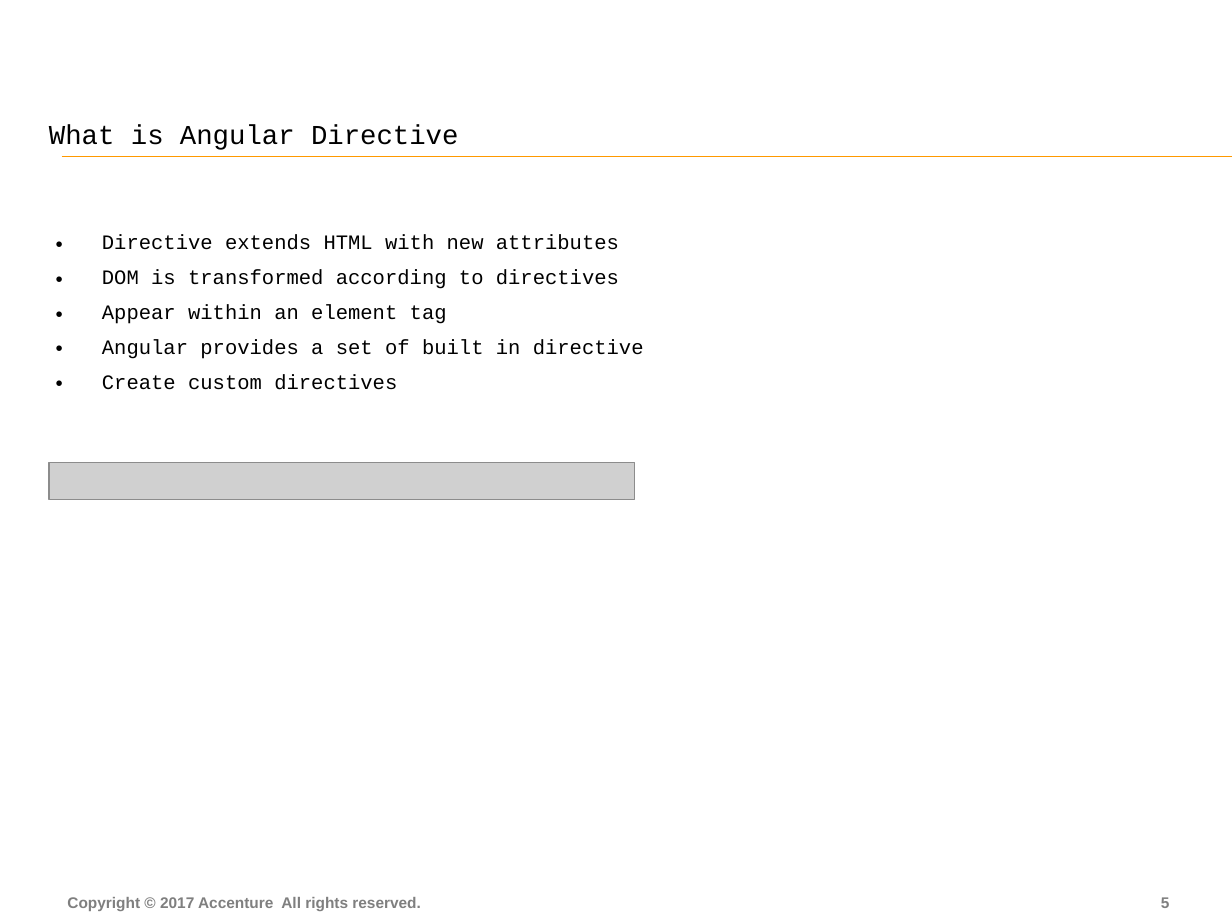
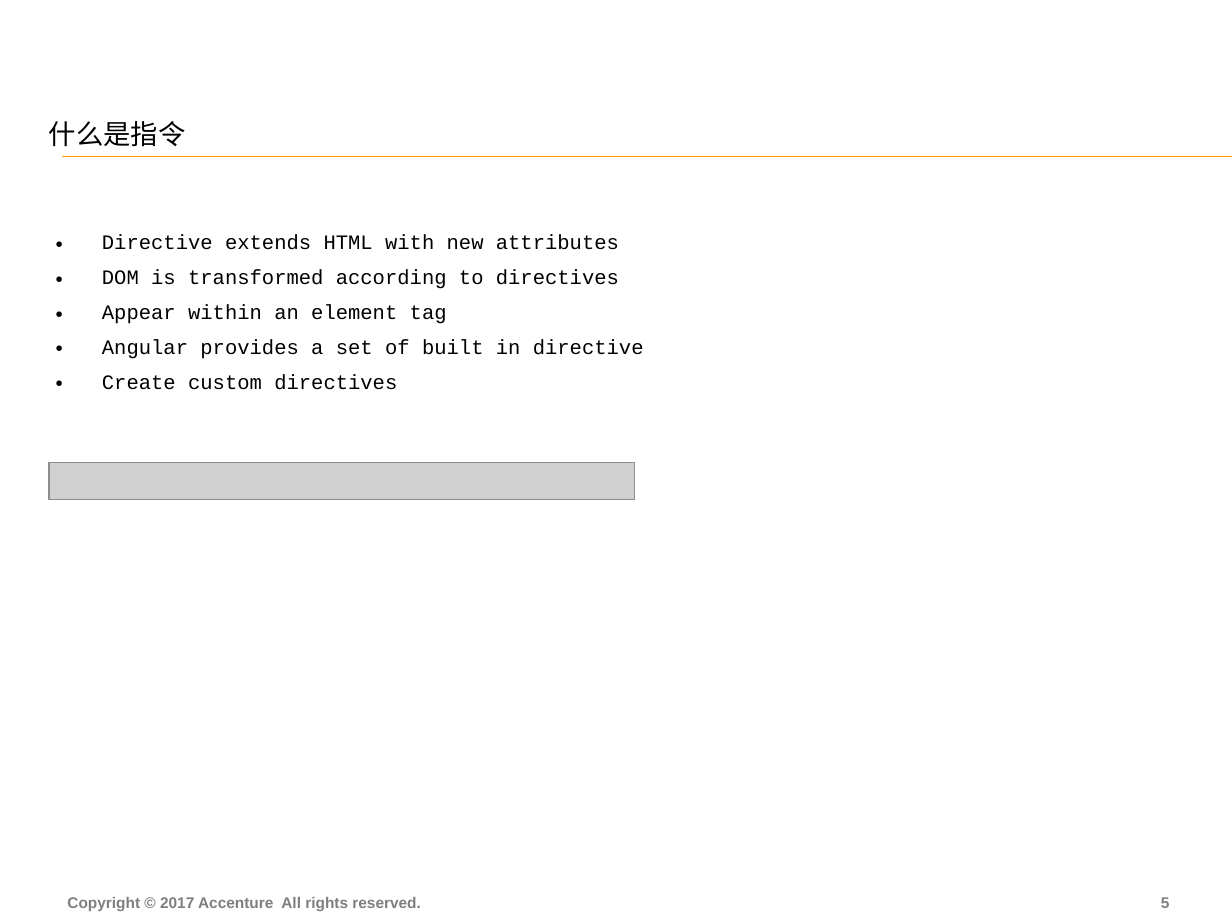
Before and after one commit to FS-Angular-Interest-Group/AngularTraining, a slide deck: slide 6 of PPT/06-Accenture-FS-Angular-Directive.pptx. Drawn at 1232x924 pixels with LibreOffice and Linux fonts; fonts in the diff are those of the drawing; grey boxes stand for pictures. Boxes give left, top, right and bottom in pixels: in the first picture for what was removed or moved away, otherwise in the second. Text is boxed around its words. In the diff, an @@ line names an element or a change of style, - is before the commit and + after.

```diff
--- a/PPT/06-Accenture-FS-Angular-Directive.pptx
+++ b/PPT/06-Accenture-FS-Angular-Directive.pptx
@@ title at (49, 121, 185, 147): text changed @@
-What is Angular Directive
+什么是指令
```
Also in this commit, not shown: 13 other slides changed.
